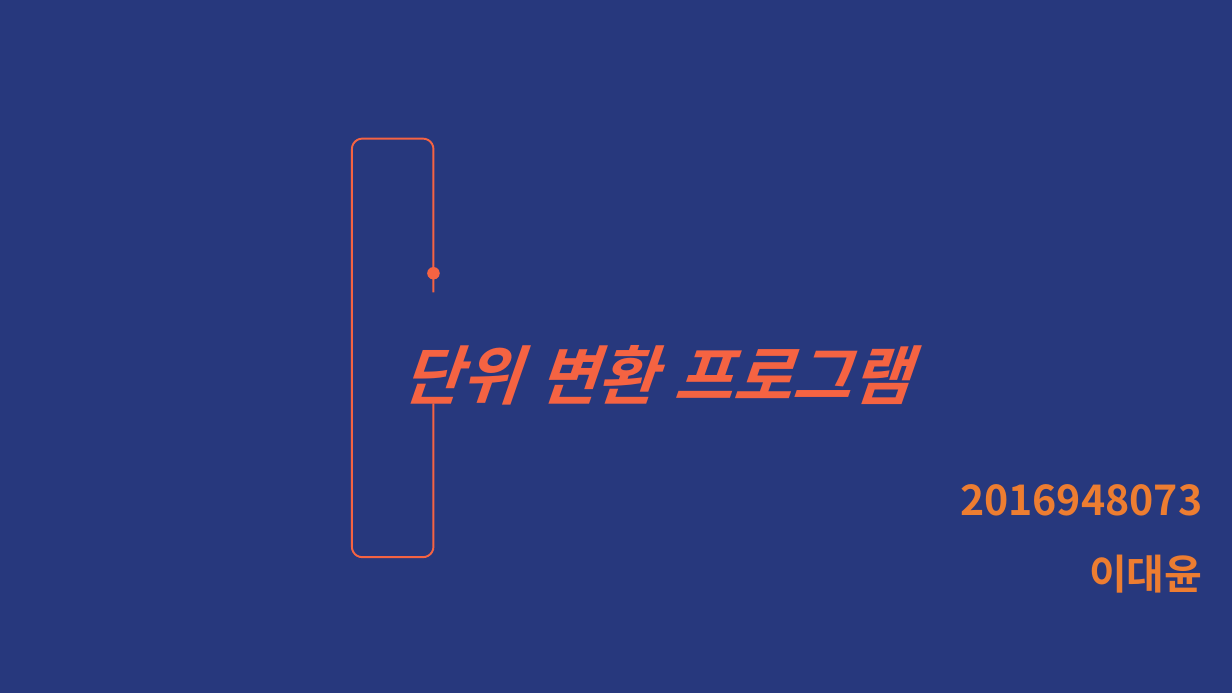
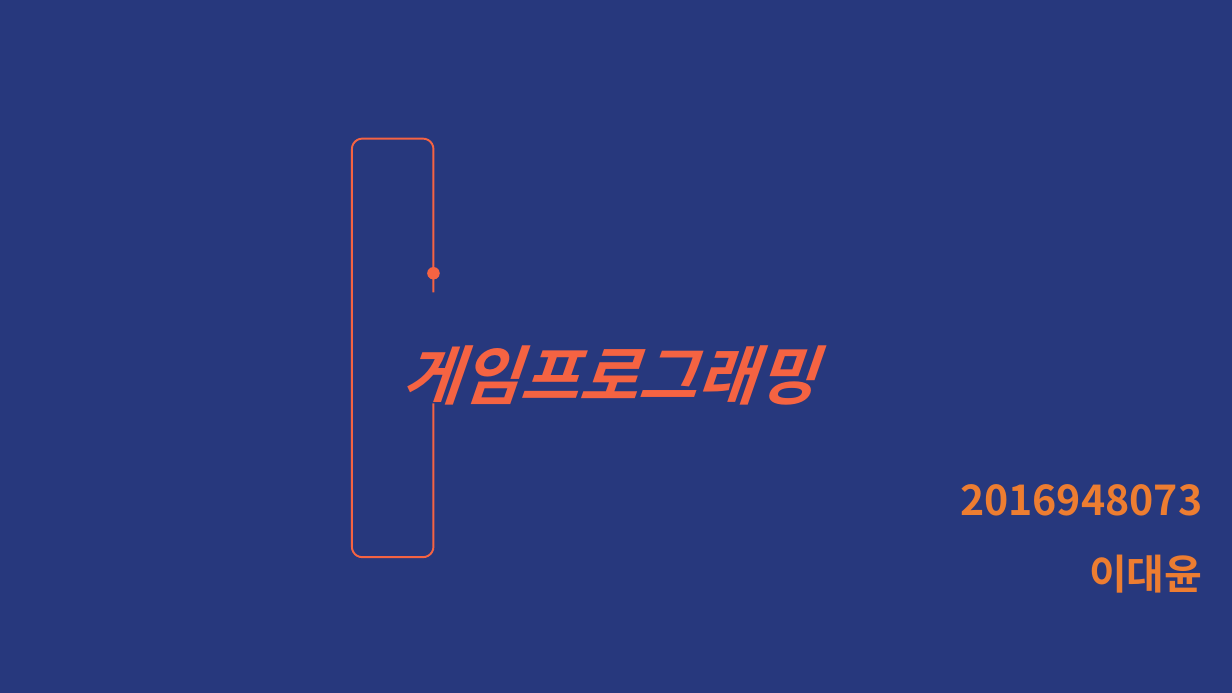
Before and after one commit to LeeDaeYun0313/gameprogramming, a slide deck: slide 1 of 2016948073 (이대윤).pptx. Drawn at 1232x693 pixels with LibreOffice and Linux fonts; fonts in the diff are those of the drawing. Boxes give left, top, right and bottom in pixels: in the first picture for what was removed or moved away, otherwise in the second. Text is boxed around its words. In the diff, an @@ line names an element or a change of style, - is before the commit and + after.

Commit message:
12월7일 발표 ppt
유니티게임

```diff
--- a/2016948073 (이대윤).pptx
+++ b/2016948073 (이대윤).pptx
@@ text at (x1=402, y1=345, x2=815, y2=416): text changed @@
-단위 변환 프로그램
+게임프로그래밍
```
Also in this commit, not shown: 1 other slide changed, 7 slides added, 7 slides removed.
